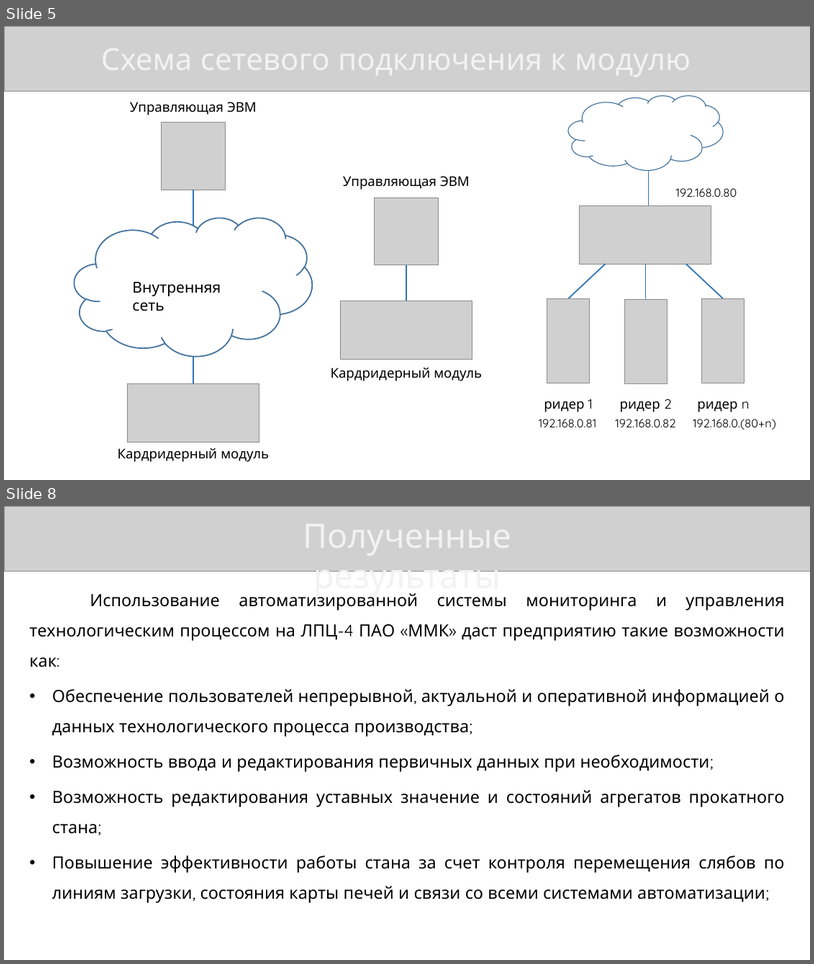
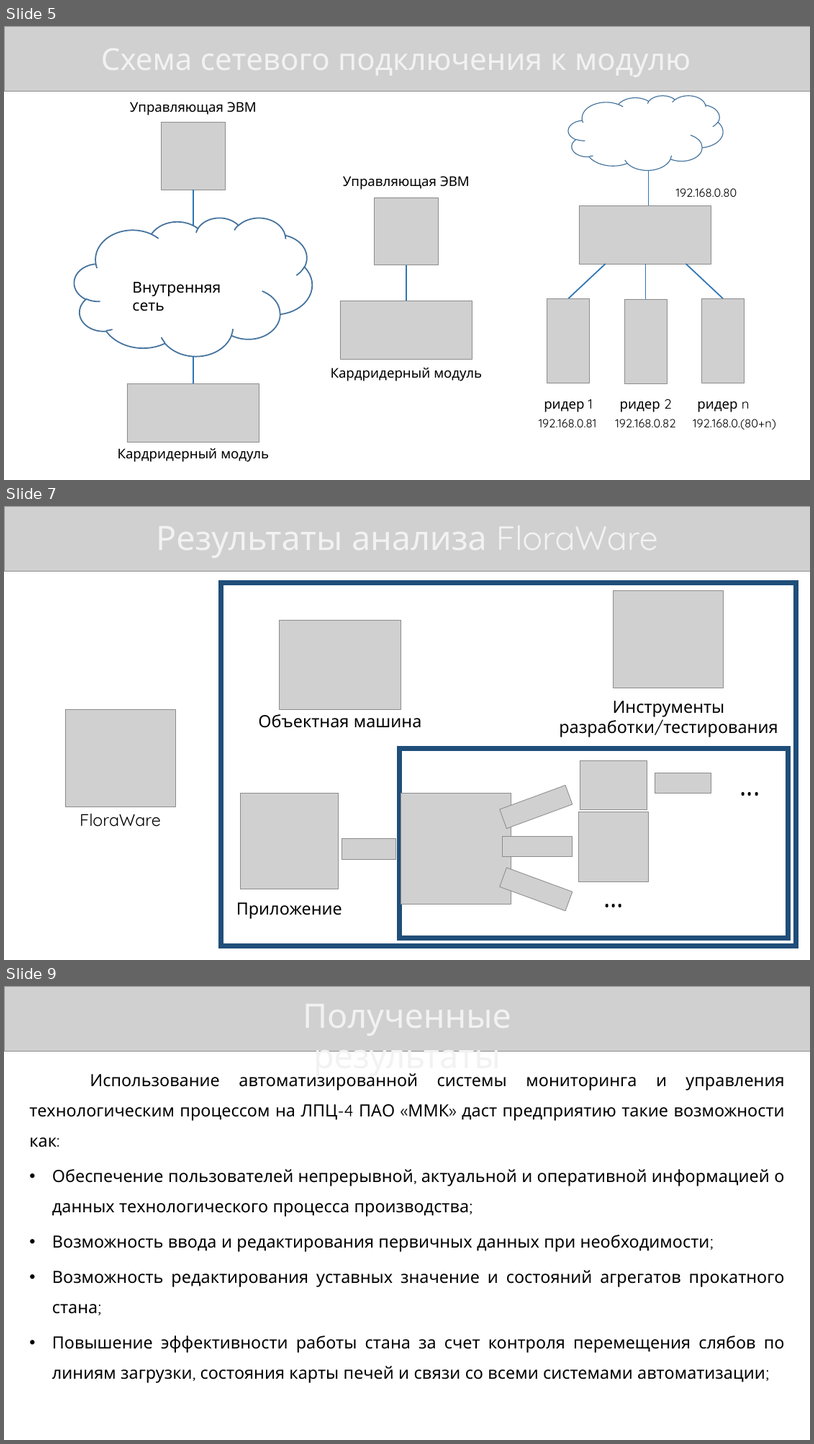
Before and after one commit to KonstantinShemyakin/Diplom, a slide deck: Presentation/NMSTU_Presentation.pptx. Shown one above the other, each under a label of ours: slides 5 and 8 before the commit, slides 5, 7 and 9 after it; the slides between them are not shown. The pictures are 814x964 and 814x1444 pixels, drawn with LibreOffice and Linux fonts; fonts in the diff are those of the drawing; grey boxes stand for pictures. Boxes give left, top, right and bottom in pixels: in the first picture for what was removed or moved away, otherwise in the second. Text is boxed around its words. In the diff, an @@ line names an element or a change of style, - is before the commit and + after.

```diff
--- a/Presentation/NMSTU_Presentation.pptx
+++ b/Presentation/NMSTU_Presentation.pptx
@@ slide 7 added at [4, 506, 810, 960], background #FFFFFF @@
@@ picture added at [4, 506, 810, 571] @@
@@ rectangle added at [221, 583, 797, 946], outline #1F4E79 6 pt @@
@@ picture added at [614, 591, 724, 687] @@
@@ picture added at [279, 620, 401, 709] @@
@@ picture added at [65, 710, 175, 807] @@
@@ text added at [258, 714, 422, 728], 20 pt, text #000000 @@
+Объектная машина
@@ text added at [559, 700, 778, 737], 20 pt, text #000000 @@
+Инструменты разработки/тестирования
@@ rectangle added at [399, 748, 789, 937], outline #1F4E79 6 pt @@
@@ picture added at [581, 761, 647, 809] @@
@@ text added at [721, 756, 779, 807], 44 pt, text #000000 @@
+...
@@ picture added at [500, 785, 573, 829] @@
@@ picture added at [655, 773, 711, 793] @@
@@ picture added at [241, 793, 339, 889] @@
@@ picture added at [401, 793, 512, 904] @@
@@ text added at [80, 813, 161, 826], 20 pt, text #000000 @@
+FloraWare
@@ picture added at [579, 811, 649, 882] @@
@@ picture added at [342, 839, 396, 860] @@
@@ picture added at [502, 836, 573, 857] @@
@@ picture added at [500, 867, 573, 911] @@
@@ text added at [585, 867, 643, 918], 44 pt, text #000000 @@
+...
@@ text added at [237, 902, 342, 919], 20 pt, text #000000 @@
+Приложение
@@ what was slide 8 is now slide 9 @@
```
Also in this commit, not shown: 1 slide changed, 1 other slide added, 1 slide removed, 2 other files.
